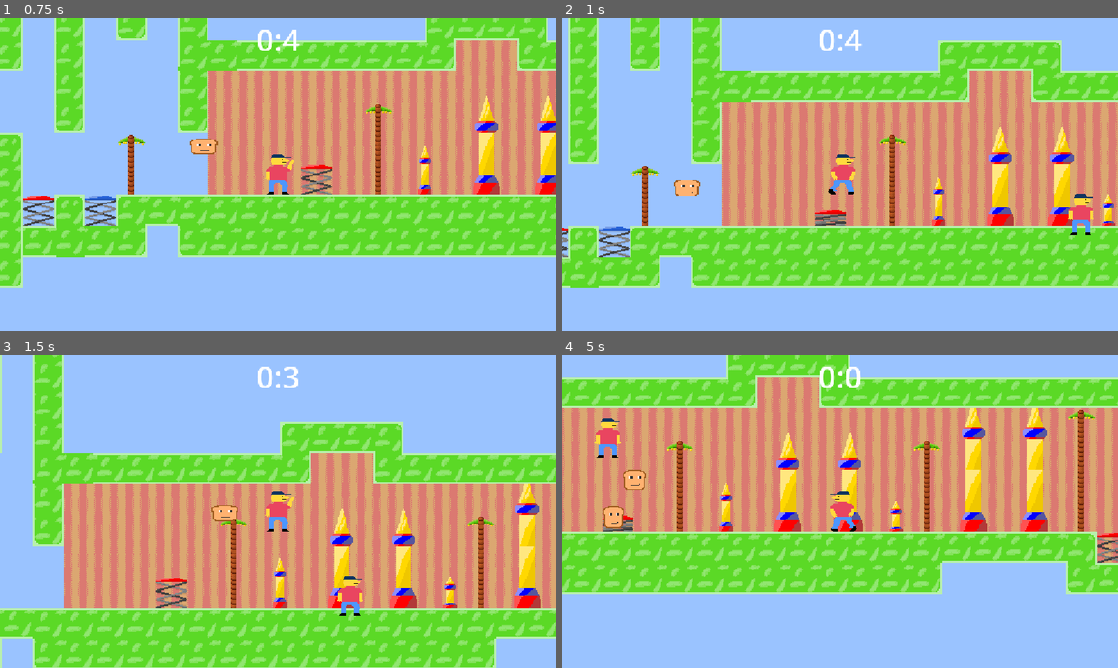
Above: before the commit, frames 1-4 (two rows, left to right).
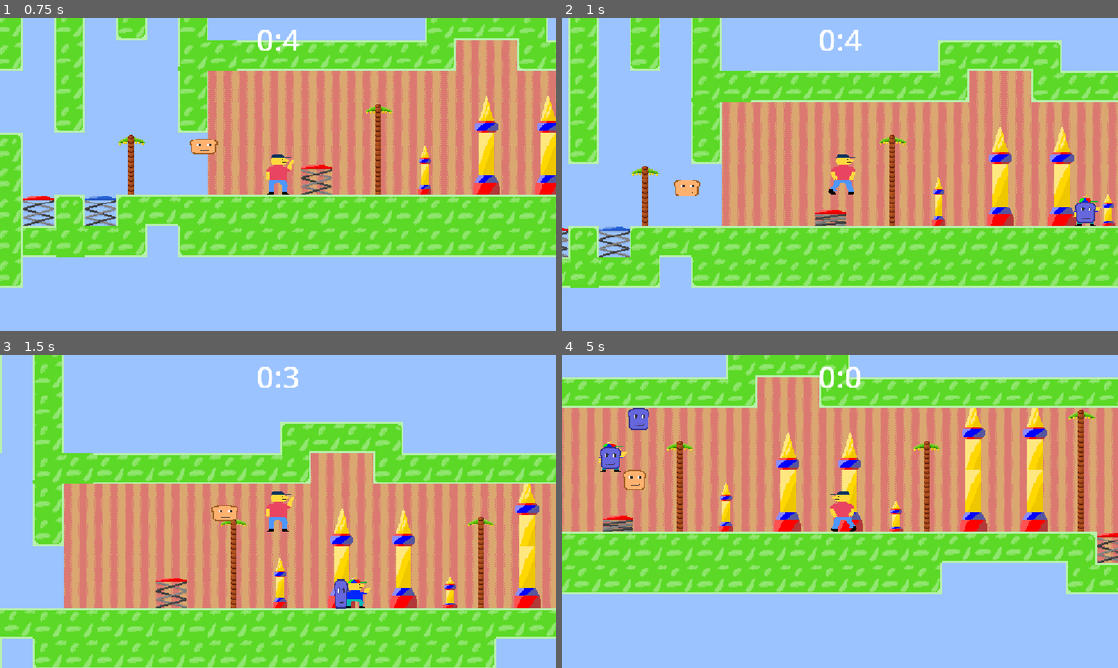
Above: after the commit, the same moments.

Repository: ropva/haven-game
Game: Godot game, scene res://scenes/main.tscn
The game is run twice, just before and just after one commit, with the same random seed, the same clock (stepped at 60 frames per second) and the same inputs.
Inputs:
- Up to frame 1 (0.75 s): tap Enter (ui_accept) at 0.5 s; hold Right (ui_right) from 0.53 s (still down); hold F (shoot) from 0.53 s (still down)
- Up to frame 2 (1 s): keep holding Right (ui_right); keep holding F (shoot); tap Enter (ui_accept) at 0.77 s
- Up to frame 3 (1.5 s): keep holding Right (ui_right); release F (shoot) at 1.28 s; tap F (shoot) at 1.35 s
- Up to frame 4 (5 s): tap Enter (ui_accept) at 1.52, 3.02, 3.77, 4.52 s; release Right (ui_right) at 2.03 s; hold Left (ui_left) 2.03-2.78 s; hold F (shoot) 2.03-2.78 s; hold Right (ui_right) 2.78-4.28 s; tap F (shoot) at 2.85, 4.35 s; hold F (shoot) 3.53-4.28 s; hold Left (ui_left) from 4.28 s (still down)

Frame 1 is identical in both runs. In frame 2, 0.5% of the frame differs, in the area x 91-97%, y 56-70%; in frame 3, 0.5%; in frame 4, 1.1%, in the area x 5-16%, y 16-56%.

Commit message:
enemy pathing

Diff:
--- a/enemy.gd
+++ b/enemy.gd
@@ -2,20 +2,20 @@
 
 @export var tile_map_layer: TileMapLayer
 
+const BREAD = preload("res://scenes/evil_bread.tscn")
+
 const SPEED = 300.0
 const JUMP_VELOCITY = -600.0
 const GRAVITY = 600.0
-var nav: EnemyNav
 var path: PackedInt64Array = []   # astar node ids
 var path_i := 0
 var repath_timer := 0.0
+var shooting =  false
 
 @export var player: CharacterBody2D
 
-func setup(n: EnemyNav, layer: TileMapLayer, p: CharacterBody2D) -> void:
-	nav = n
-	tile_map_layer = layer   # used by your existing _check_bounce_tile()
-	player = p
+signal shoot_bread
+
 
 func _physics_process(delta: float) -> void:
 	velocity.y += GRAVITY * delta
@@ -43,17 +43,21 @@
 	if path_i >= path.size():
 		velocity.x = move_toward(velocity.x, 0, SPEED)
 		return
+
 	var target_pos := Global.nav.astar.get_point_position(path[path_i])
 	var dx := target_pos.x - global_position.x
 
-	if absf(dx) < 4.0 and is_on_floor():
-		path_i += 1            # reached this node, go to the next
-		return
+	if is_on_floor():
+		if absf(dx) < 4.0:
+			path_i += 1          # arrived at this node
+			return
+	else:
+		# airborne: keep heading toward the landing node, stop when above it
+		if absf(dx) < 4.0:
+			velocity.x = 0.0
+			return
 
-	# Pad edge: walk onto the pad; bounce triggers in _check_bounce_tile().
-	# In the air, keep steering toward the landing node.
-	var dir := signf(dx)
-	velocity.x = dir * SPEED
+	velocity.x = signf(dx) * SPEED
 
 func _check_bounce_tile() -> void:
 	var feet := global_position + Vector2(0, 8)
@@ -62,6 +66,7 @@
 	if data and data.get_custom_data("bouncy"):
 		velocity.y = JUMP_VELOCITY*float(data.get_custom_data("bounce_mult"))
 		tile_map_layer.press_tile(coords)
+		_on_bounced(coords)          # <-- added
 		return
 	var head := global_position - Vector2(0, 8)
 	coords = tile_map_layer.local_to_map(tile_map_layer.to_local(head))
@@ -69,4 +74,28 @@
 	if data and data.get_custom_data("bouncy"):
 		velocity.y = JUMP_VELOCITY*float(data.get_custom_data("bounce_mult"))
 		tile_map_layer.press_tile(coords)
+		_on_bounced(coords)          # <-- added
 		return
+
+func _on_bounced(coords: Vector2i) -> void:
+	if not Global.nav.id_of.has(coords):
+		return
+	var pad_id: int = Global.nav.id_of[coords]
+	var k := path.find(pad_id)
+	if k != -1 and k + 1 < path.size():
+		path_i = k + 1    # skip the pad node, target the landing node
+
+func shoot():
+	shooting = true
+	var new_bread: CharacterBody2D = BREAD.instantiate()
+	new_bread.tile_map_layer = tile_map_layer
+	shoot_bread.emit(new_bread)
+	new_bread.global_position = global_position + Vector2()
+	$sprite.play("shoot")
+	$sprite.animation_looped.connect(
+		func():
+			shooting = false
+	)
+
+func _ready() -> void:
+	$Timer.timeout.connect(shoot)
--- a/enemy.tscn
+++ b/enemy.tscn
@@ -1,32 +1,32 @@
 [gd_scene format=3 uid="uid://dju5wv2mnvk42"]
 
 [ext_resource type="Script" uid="uid://dhtp3p44g0s2o" path="res://enemy.gd" id="1_4gyqm"]
-[ext_resource type="Texture2D" uid="uid://cnj0nhigc4pu0" path="res://res/player.png" id="2_qi2p4"]
+[ext_resource type="Texture2D" uid="uid://dj8iqucoe0cdt" path="res://res/child.png" id="2_4gyqm"]
 
 [sub_resource type="CapsuleShape2D" id="CapsuleShape2D_y0iyi"]
-height = 42.0
+height = 28.0
 
-[sub_resource type="AtlasTexture" id="AtlasTexture_qhqgy"]
-atlas = ExtResource("2_qi2p4")
+[sub_resource type="AtlasTexture" id="AtlasTexture_qi2p4"]
+atlas = ExtResource("2_4gyqm")
 region = Rect2(0, 0, 32, 64)
 
-[sub_resource type="AtlasTexture" id="AtlasTexture_qlg0r"]
-atlas = ExtResource("2_qi2p4")
+[sub_resource type="AtlasTexture" id="AtlasTexture_iifgy"]
+atlas = ExtResource("2_4gyqm")
 region = Rect2(0, 64, 32, 64)
 
-[sub_resource type="AtlasTexture" id="AtlasTexture_g2els"]
-atlas = ExtResource("2_qi2p4")
+[sub_resource type="AtlasTexture" id="AtlasTexture_epg4t"]
+atlas = ExtResource("2_4gyqm")
 region = Rect2(32, 0, 32, 64)
 
-[sub_resource type="AtlasTexture" id="AtlasTexture_dqkch"]
-atlas = ExtResource("2_qi2p4")
+[sub_resource type="AtlasTexture" id="AtlasTexture_3yqyl"]
+atlas = ExtResource("2_4gyqm")
 region = Rect2(32, 64, 32, 64)
 
-[sub_resource type="SpriteFrames" id="SpriteFrames_3vyb7"]
+[sub_resource type="SpriteFrames" id="SpriteFrames_tbgi4"]
 animations = [{
 "frames": [{
 "duration": 1.0,
-"texture": SubResource("AtlasTexture_qhqgy")
+"texture": SubResource("AtlasTexture_qi2p4")
 }],
 "loop": 1,
 "name": &"default",
@@ -42,14 +42,14 @@
 }, {
 "frames": [{
 "duration": 1.0,
-"texture": SubResource("AtlasTexture_g2els")
+"texture": SubResource("AtlasTexture_epg4t")
 }, {
 "duration": 1.0,
-"texture": SubResource("AtlasTexture_dqkch")
+"texture": SubResource("AtlasTexture_3yqyl")
 }],
 "loop": 1,
 "name": &"walk",
-"speed": 10.0
+"speed": 5.0
 }]
 
 [node name="enemy" type="CharacterBody2D" unique_id=1054328299]
@@ -59,5 +59,9 @@
 shape = SubResource("CapsuleShape2D_y0iyi")
 
 [node name="sprite" type="AnimatedSprite2D" parent="." unique_id=1822829589]
-position = Vector2(0, -2)
-sprite_frames = SubResource("SpriteFrames_3vyb7")
+position = Vector2(3, -18)
+sprite_frames = SubResource("SpriteFrames_tbgi4")
+animation = &"shoot"
+
+[node name="Timer" type="Timer" parent="." unique_id=750249360]
+autostart = true
--- /dev/null
+++ b/scenes/evil_bread.tscn
@@ -0,0 +1,18 @@
+[gd_scene format=3 uid="uid://befvl2c6qkal"]
+
+[ext_resource type="Script" uid="uid://b63wqmbt51c31" path="res://scenes/bread.gd" id="1_y70hy"]
+[ext_resource type="Texture2D" uid="uid://cfnly2dwhjqp" path="res://res/bad_bread.png" id="2_tysgp"]
+
+[sub_resource type="CircleShape2D" id="CircleShape2D_ihbfu"]
+radius = 7.0
+
+[node name="evil_bread" type="CharacterBody2D" unique_id=1170265474]
+collision_layer = 2
+script = ExtResource("1_y70hy")
+
+[node name="Sprite2D" type="Sprite2D" parent="." unique_id=343389894]
+unique_name_in_owner = true
+texture = ExtResource("2_tysgp")
+
+[node name="CollisionShape2D" type="CollisionShape2D" parent="." unique_id=912757825]
+shape = SubResource("CircleShape2D_ihbfu")
--- a/scenes/main.gd
+++ b/scenes/main.gd
@@ -13,6 +13,10 @@
 	)
 	Global.nav.build($TileMapLayer, 300, 600, -600)
 
+	$enemy.shoot_bread.connect(func(b):
+		add_child(b)
+	)
+
 
 # Called every frame. 'delta' is the elapsed time since the previous frame.
 func _process(delta: float) -> void:
Not shown: 1 places in enemy.tscn that only renumber resources
Not shown, added: enemy.tscn10316202889.tmp
